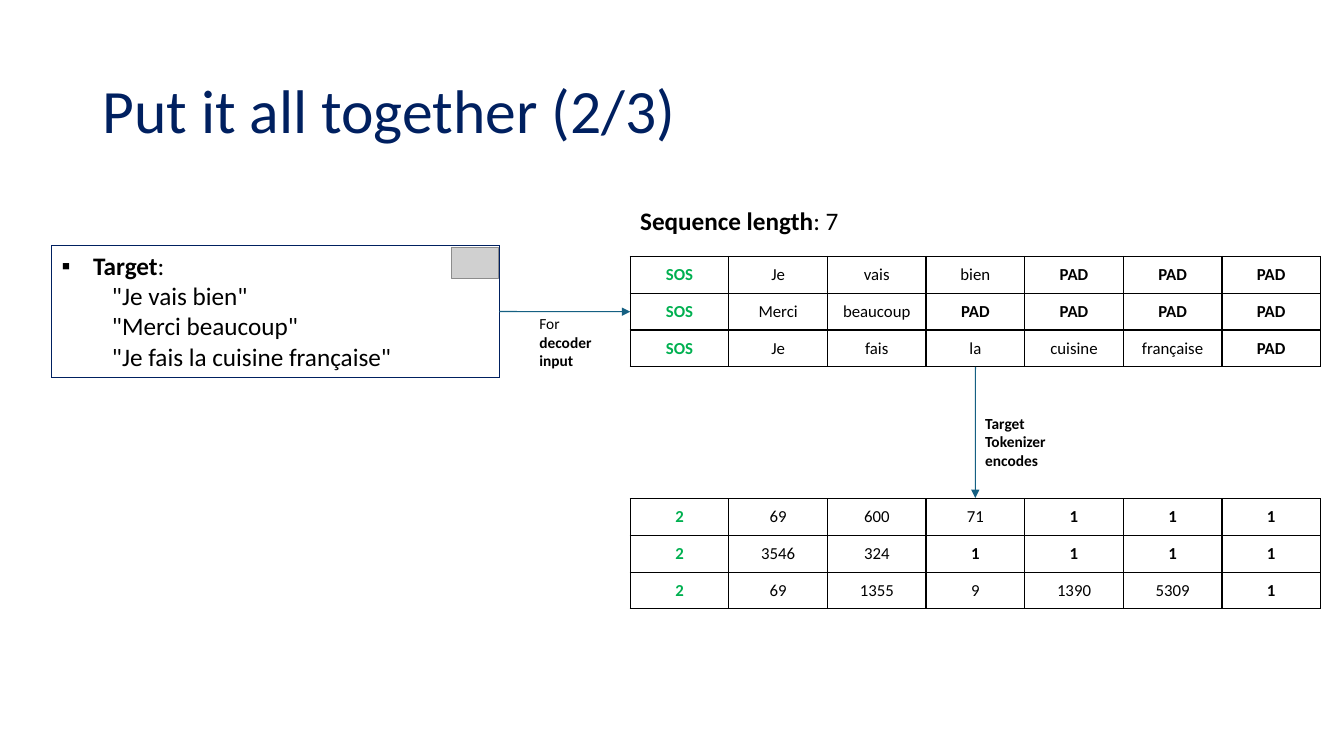
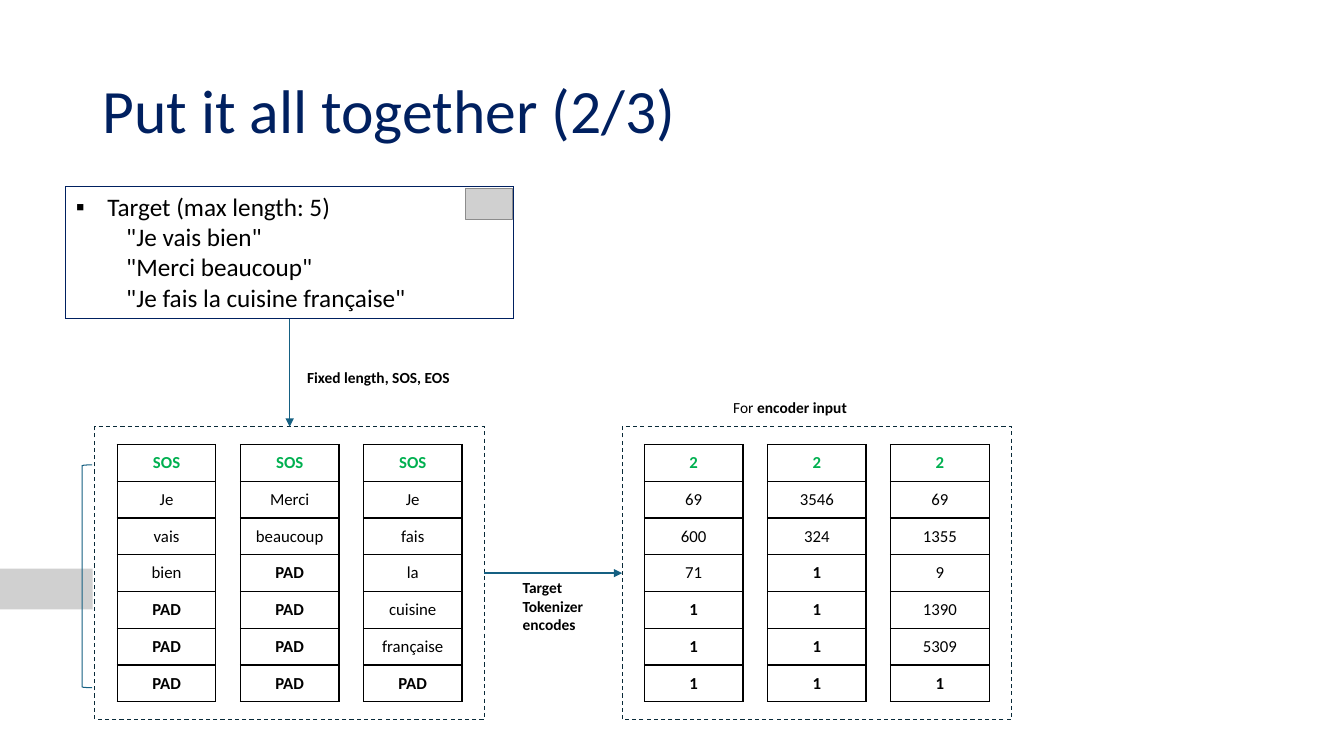
Before and after one commit to tanquangduong/transformer-pt, a slide deck: slide 12 of presentation/Introduction to Transformer.pptx. Drawn at 1344x756 pixels with LibreOffice and Linux fonts; fonts in the diff are those of the drawing; grey boxes stand for pictures. Boxes give left, top, right and bottom in pixels: in the first picture for what was removed or moved away, otherwise in the second. Text is boxed around its words. In the diff, an @@ line names an element or a change of style, - is before the commit and + after.

```diff
--- a/presentation/Introduction to Transformer.pptx
+++ b/presentation/Introduction to Transformer.pptx
@@ rectangle "Target (max length: 5)": place and size @@
-rectangle "Target (max length: 5)" at box(51, 245, 499, 377)
+rectangle "Target (max length: 5)" at box(66, 187, 513, 319)
@@ text in rectangle at box(107, 197, 329, 221): text changed; bold off @@
-▪ Target:
+▪ Target (max length: 5)
@@ picture: place and size @@
-picture at box(452, 247, 499, 278)
+picture at box(466, 189, 513, 220)
@@ text removed at box(640, 212, 839, 235) @@
-Sequence length: 7
@@ arrow moved from (976, 367) - (976, 498) to (289, 319) - (289, 426) @@
@@ arrow removed from (499, 312) to (630, 312) @@
@@ text added at box(307, 372, 450, 386), 11 pt, text #000000, bold @@
+Fixed length, SOS, EOS
@@ text at box(733, 402, 847, 416): text changed @@
-For decoder input
+For encoder input
@@ rectangle added at box(95, 426, 484, 719), outline #092A39 0.75 pt dashed @@
@@ table added at box(117, 445, 216, 702), 7 rows, 1 columns @@
+SOS
+Je
+vais
+bien
+PAD
+PAD
+PAD
@@ table added at box(240, 445, 339, 702), 7 rows, 1 columns @@
+SOS
+Merci
+beaucoup
+PAD
+PAD
+PAD
+PAD
@@ table at box(364, 445, 463, 702) @@
-SOS | Je | vais | bien | PAD | PAD | PAD
-SOS | Merci | beaucoup | PAD | PAD | PAD | PAD
-SOS | Je | fais | la | cuisine | française | PAD
+SOS
+Je
+fais
+la
+cuisine
+française
+PAD
@@ table: place and size @@
-table at box(630, 256, 1322, 366)
+table at box(364, 445, 463, 702)
@@ group added at box(622, 426, 1011, 719): 3 tables, 1 rectangle @@
+2
+3546
+324
+1
+1
+1
+1
+2
+69
+1355
+9
+1390
+5309
+1
+2
+69
+600
+71
+1
+1
+1
@@ right bracket added at box(83, 465, 93, 688), outline #156082 0.75 pt @@
@@ table removed at box(630, 499, 1322, 609), 3 rows, 7 columns @@
-2 | 69 | 600 | 71 | 1 | 1 | 1
-2 | 3546 | 324 | 1 | 1 | 1 | 1
-2 | 69 | 1355 | 9 | 1390 | 5309 | 1
@@ picture added at box(0, 569, 93, 609) @@
@@ arrow added from (484, 574) to (622, 574), #156082 1.5 pt @@
@@ text "Target Tokenizer": place and size @@
-text "Target Tokenizer" at box(985, 419, 1046, 466)
+text "Target Tokenizer" at box(523, 583, 584, 630)
```
Also in this commit, not shown: 9 other slides changed, 8 slides added, 2 slides removed, 1 other file.
